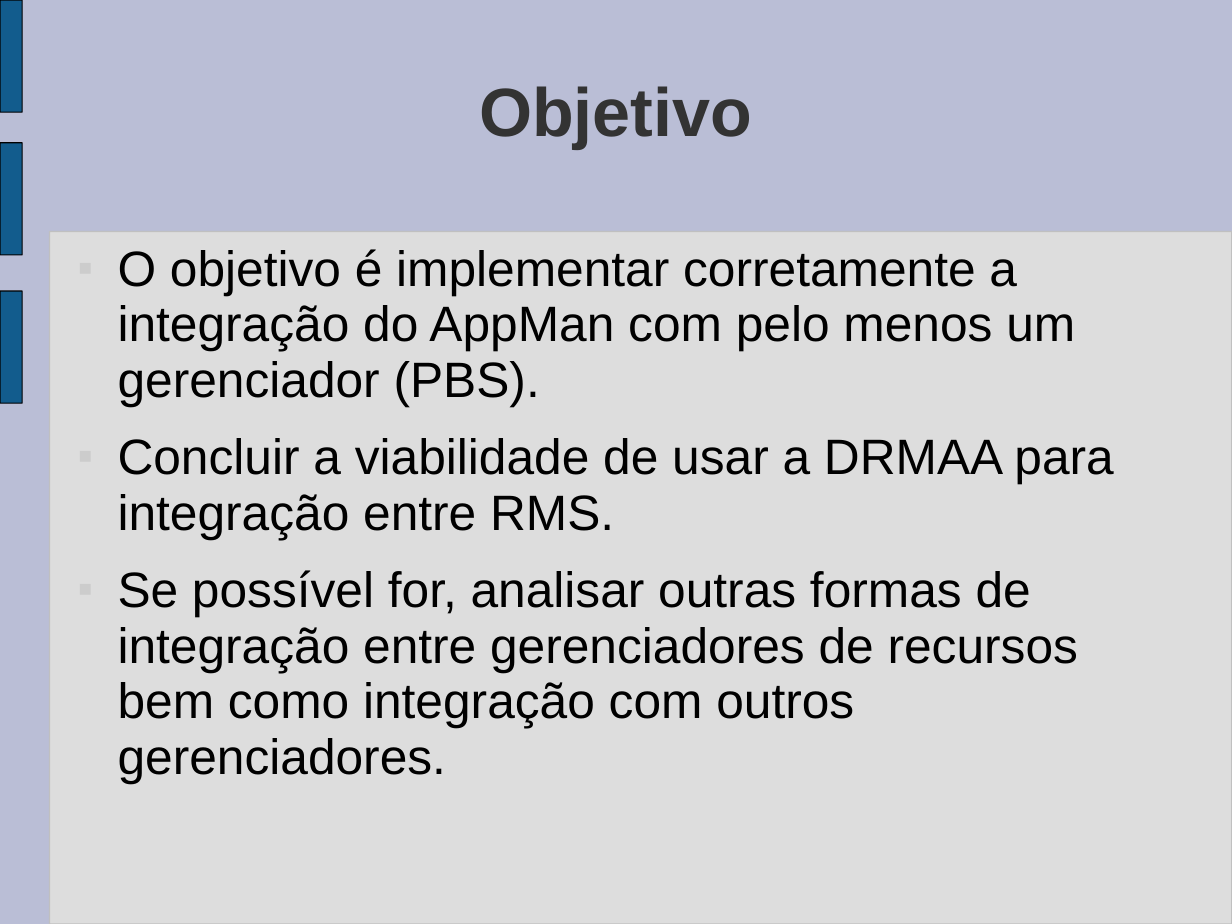
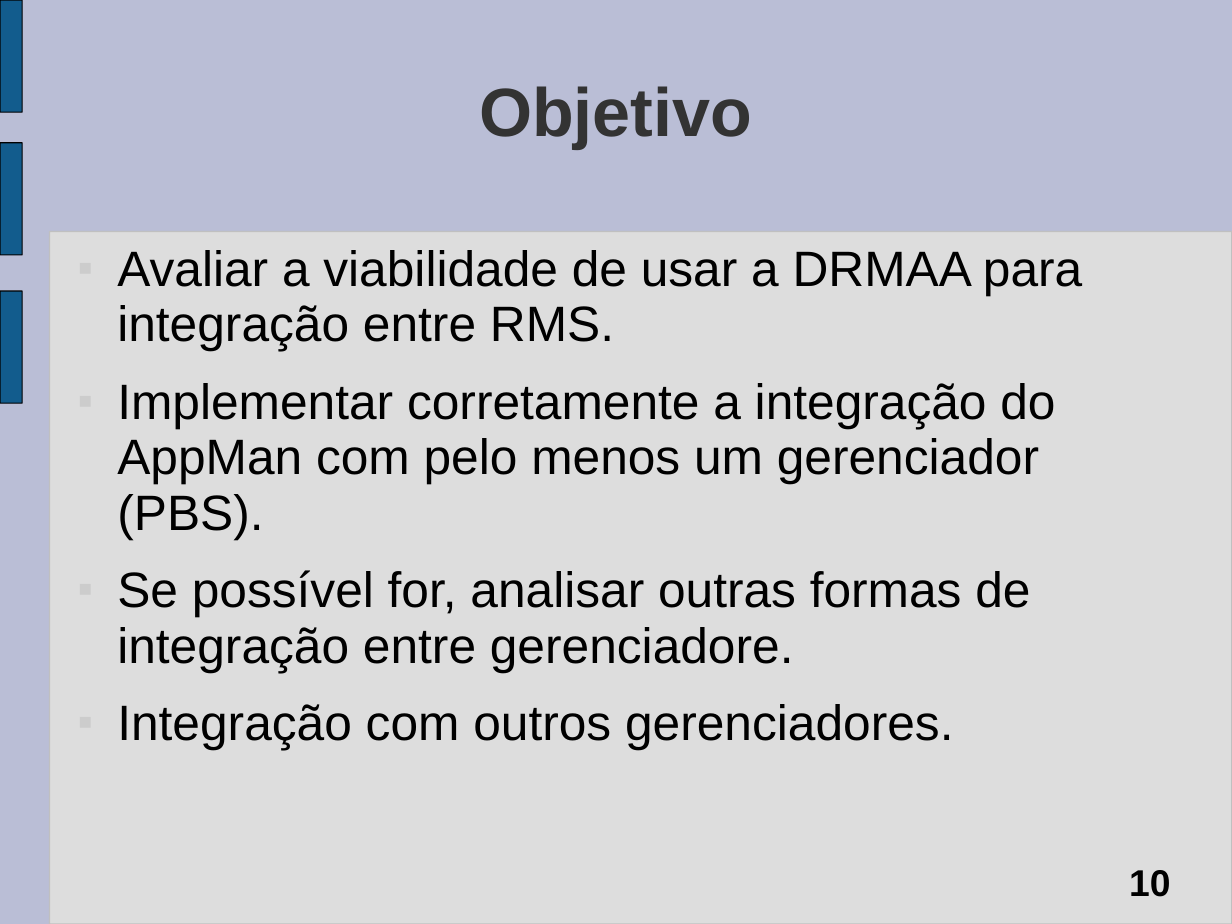
Before and after one commit to tonismar/tcc-tonismar, a slide deck: slide 10 of TCC/Monografia/SeminarioAndamento.ppt. Drawn at 1232x924 pixels with LibreOffice and Linux fonts; fonts in the diff are those of the drawing. Boxes give left, top, right and bottom in pixels: in the first picture for what was removed or moved away, otherwise in the second. Text is boxed around its words. In the diff, an @@ line names an element or a change of style, - is before the commit and + after.

Commit message:
Ppt Final

```diff
--- a/TCC/Monografia/SeminarioAndamento.ppt
+++ b/TCC/Monografia/SeminarioAndamento.ppt
@@ text at (117, 250, 1082, 750): text changed @@
-■ O objetivo é implementar corretamente a integração do AppMan com pelo menos um gerenciador (PBS).
-■ Concluir a viabilidade de usar a DRMAA para integração entre RMS.
-■ Se possível for, analisar outras formas de integração entre gerenciadores de recursos bem como integração com outros gerenciadores.
+■ Avaliar a viabilidade de usar a DRMAA para integração entre RMS.
+■ Implementar corretamente a integração do AppMan com pelo menos um gerenciador (PBS).
+■ Se possível for, analisar outras formas de integração entre gerenciadore.
+■ Integração com outros gerenciadores.
@@ page number added at (1129, 870, 1170, 897), 24 pt, text #000000, bold @@
+10
```
Also in this commit, not shown: 11 other slides changed.
